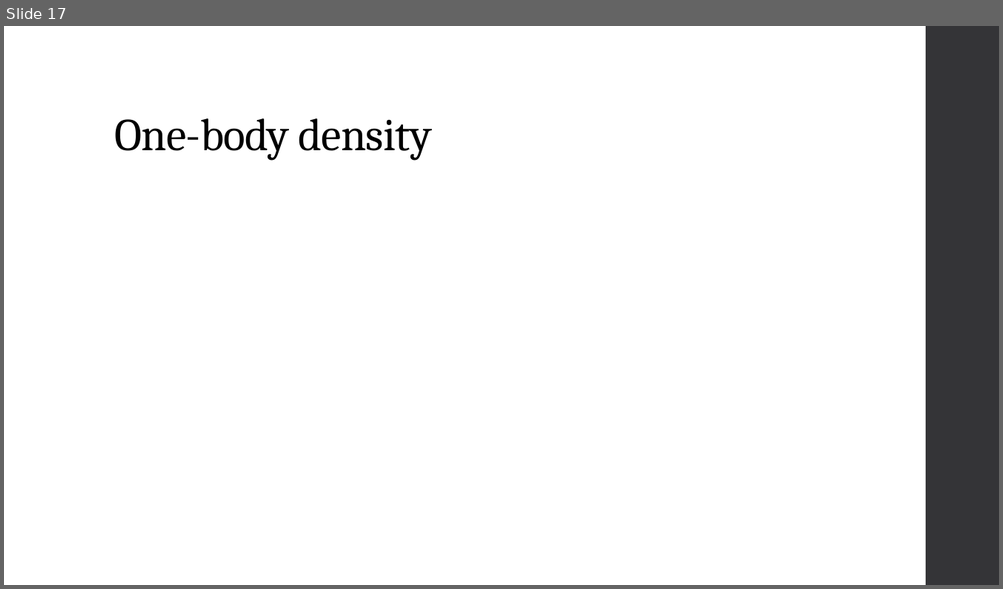
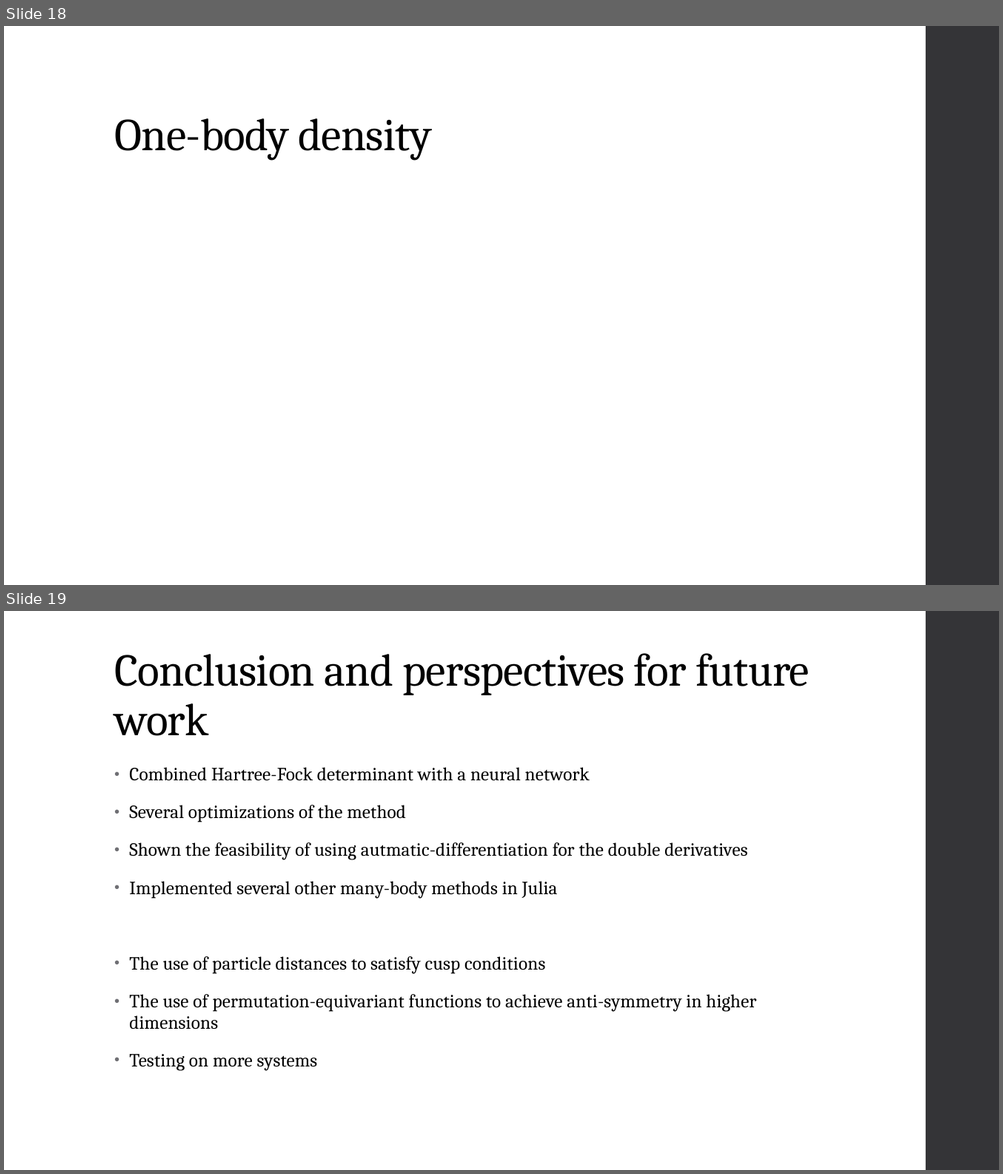
Before and after one commit to KarlHenrik/ComputationalPhysicsMaster, a slide deck: Thesis/Thesis Presentation.pptx. Shown one above the other, each under a label of ours: slide 17 before the commit, slides 18 and 19 after it. The pictures are 1003x589 and 1003x1174 pixels, drawn with LibreOffice and Linux fonts; fonts in the diff are those of the drawing. Boxes give left, top, right and bottom in pixels: in the first picture for what was removed or moved away, otherwise in the second. Text is boxed around its words. In the diff, an @@ line names an element or a change of style, - is before the commit and + after.

```diff
--- a/Thesis/Thesis Presentation.pptx
+++ b/Thesis/Thesis Presentation.pptx
@@ slide 19 added at [4,611,999,1170], background #FFFFFF; not listed: 1 template element that a slide beside it also shows @@
@@ title added at [114,653,809,736], 44 pt, text #000000 @@
+Conclusion and perspectives for future work
@@ text added at [129,767,756,1071], 18 pt, text #000000 @@
+• Combined Hartree-Fock determinant with a neural network
+• Several optimizations of the method
+• Shown the feasibility of using autmatic-differentiation for the double derivatives
+• Implemented several other many-body methods in Julia
+• The use of particle distances to satisfy cusp conditions
+• The use of permutation-equivariant functions to achieve anti-symmetry in higher dimensions
+• Testing on more systems
@@ what was slide 17 is now slide 18 @@
```
Also in this commit, not shown: 11 slides changed, 5 other slides added, 7 slides removed, 1 other file.
